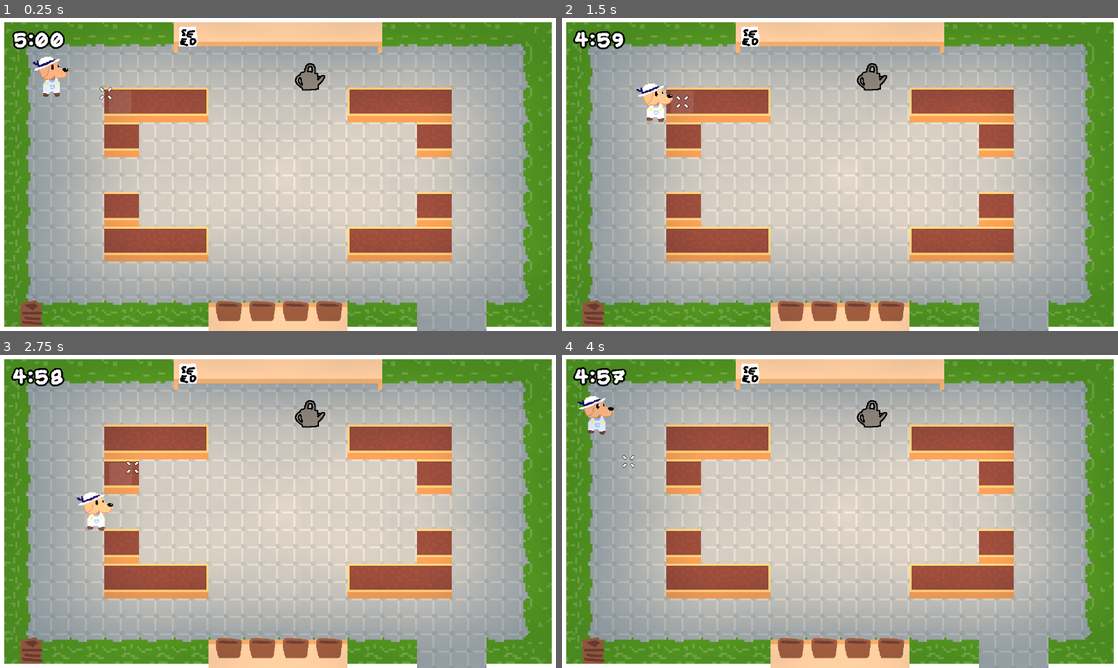
Above: before the commit, frames 1-4 (two rows, left to right).
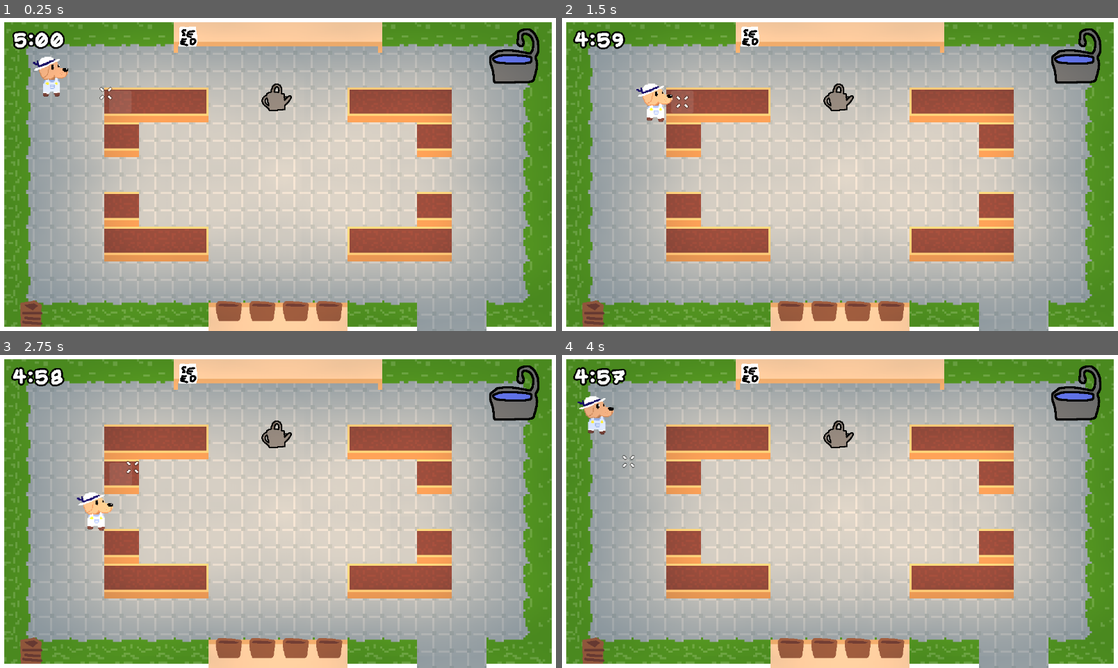
Above: after the commit, the same moments.

Repository: artisiole/gmtk-2026
Game: Godot game, scene res://scenes/main.tscn
The game is run twice, just before and just after one commit, with the same random seed, the same clock (stepped at 60 frames per second) and the same inputs.
Inputs (mouse positions are in pixels of both pictures, inside the frame that each line leads up to):
- Up to frame 1 (0.25 s): no input
- Up to frame 2 (1.5 s): tap Enter at 0.5 s; move the mouse to (684, 136) at 0.52 s; press the mouse at (684, 136) at 0.53 s; hold Right (right) 0.53-1.28 s; move the mouse to (684, 102) at 1.27 s; release the mouse at (684, 102) at 1.28 s; hold Down (down) from 1.28 s (still down); click (684, 102) at 1.35 s
- Up to frame 3 (2.75 s): move the mouse to (155, 439) at 2.02 s; release Down (down) at 2.03 s; hold Right (right) from 2.03 s (still down); hold Shift (sprint) from 2.03 s (still down); click (155, 439) at 2.3 s
- Up to frame 4 (4 s): tap Space at 2.75 s; move the mouse to (751, 439) at 2.77 s; release Right (right) at 2.78 s; release Shift (sprint) at 2.78 s; hold Up (up) 2.78-3.53 s; click (751, 439) at 2.85 s; move the mouse to (684, 545) at 3.52 s; press the mouse at (684, 545) at 3.53 s; hold Left (left) from 3.53 s (still down)

The runs differ from the first frame. In frame 1, 1.7% of the frame differs, in the area x 47-97%, y 3-30%; in frame 2, 1.7%; in frame 3, 1.7%; in frame 4, 1.7%.

Commit message:
add water fountain requirements

Diff:
--- a/scenes/main.tscn
+++ b/scenes/main.tscn
@@ -35,6 +35,8 @@
 [ext_resource type="Script" uid="uid://biycf687cvo5j" path="res://scripts/potted_plant.gd" id="31_qkpxi"]
 [ext_resource type="Texture2D" uid="uid://c48kmjod5fsce" path="res://sprites/plot_wateringcan.png" id="33_5q0nq"]
 [ext_resource type="Script" uid="uid://crstuqj8qi3mf" path="res://scripts/watering_can.gd" id="33_dgi5k"]
+[ext_resource type="Script" uid="uid://dbg0rw6r5m3ss" path="res://scripts/water_fountain.gd" id="36_fuf3a"]
+[ext_resource type="Texture2D" uid="uid://be7nd2gb5cpjo" path="res://sprites/placeholder_fountain.png" id="36_kmb1v"]
 
 [sub_resource type="PhysicsMaterial" id="PhysicsMaterial_y6deb"]
 friction = 0.0
@@ -266,6 +268,21 @@
 [sub_resource type="RectangleShape2D" id="RectangleShape2D_5q0nq"]
 size = Vector2(121.666855, 110)
 
+[sub_resource type="Curve" id="Curve_fuf3a"]
+_limits = [0.0, 1024.0, 0.0, 1.0]
+_data = [Vector2(0, 0), 0.0, 0.0, 0, 0, Vector2(0.67906976, 1012.49445), 0.0, 0.0, 0, 0, Vector2(1, 1024), 0.0, 0.0, 0, 0]
+point_count = 3
+
+[sub_resource type="Curve" id="Curve_kmb1v"]
+_data = [Vector2(0, 1), 0.0, 0.0, 0, 0, Vector2(1, 0), 0.0, 0.0, 0, 0]
+point_count = 2
+
+[sub_resource type="Gradient" id="Gradient_kmb1v"]
+colors = PackedColorArray(1, 1, 1, 1, 0.5921569, 1, 1, 1)
+
+[sub_resource type="RectangleShape2D" id="RectangleShape2D_4pcix"]
+size = Vector2(88, 27)
+
 [node name="Node2D" type="Node2D" unique_id=311975873]
 
 [node name="Player" parent="." unique_id=1519330593 instance=ExtResource("2_0wfyh")]
@@ -1251,7 +1268,7 @@
 
 [node name="WateringCan" type="AnimatableBody2D" parent="." unique_id=1250450530 node_paths=PackedStringArray("player")]
 z_index = 5
-position = Vector2(712, 135)
+position = Vector2(635, 182)
 rotation = -0.008432433
 scale = Vector2(0.6, 0.6)
 collision_layer = 10
@@ -1265,6 +1282,40 @@
 [node name="CollisionShape2D" type="CollisionShape2D" parent="WateringCan" unique_id=1215981031]
 position = Vector2(2.5, 0)
 shape = SubResource("RectangleShape2D_5q0nq")
+
+[node name="Drips" type="CPUParticles2D" parent="WateringCan" unique_id=1354052012]
+visible = false
+position = Vector2(51.62267, 5.4354925)
+amount = 12
+lifetime = 2.0
+damping_min = 6.14
+damping_max = 9.649
+damping_curve = SubResource("Curve_fuf3a")
+angle_max = 366.3
+scale_amount_min = 5.0
+scale_amount_max = 5.0
+scale_amount_curve = SubResource("Curve_kmb1v")
+color = Color(0.35686275, 0.43137255, 0.88235295, 1)
+color_ramp = SubResource("Gradient_kmb1v")
+
+[node name="WaterFountain" type="Area2D" parent="." unique_id=1539356666]
+position = Vector2(1182, 88)
+collision_mask = 9
+script = ExtResource("36_fuf3a")
+
+[node name="FountainSprite" type="Sprite2D" parent="WaterFountain" unique_id=1358958505]
+texture = ExtResource("36_kmb1v")
+
+[node name="CollisionShape2D" type="CollisionShape2D" parent="WaterFountain" unique_id=1126601210]
+position = Vector2(-3, 4.5)
+shape = SubResource("RectangleShape2D_4pcix")
+
+[node name="PlayerBlock" type="StaticBody2D" parent="WaterFountain" unique_id=1981606295]
+z_index = -1
+scale = Vector2(0.75, 0.75)
+
+[node name="CollisionShape2D" type="CollisionShape2D" parent="WaterFountain/PlayerBlock" unique_id=1560422723]
+shape = SubResource("RectangleShape2D_npwjr")
 
 [connection signal="daytime" from="Camera2D/DayManager" to="SkyOverlay" method="_on_day_manager_daytime"]
 [connection signal="daytime" from="Camera2D/DayManager" to="Lights_Main/PointLight2D" method="_on_day_manager_daytime"]
@@ -1328,3 +1379,4 @@
 [connection signal="body_entered" from="Pots_Container/Pots/Pot2" to="Pots_Container/Pots/Pot2" method="_on_body_entered"]
 [connection signal="body_entered" from="Pots_Container/Pots/Pot3" to="Pots_Container/Pots/Pot3" method="_on_body_entered"]
 [connection signal="body_entered" from="Pots_Container/Pots/Pot4" to="Pots_Container/Pots/Pot4" method="_on_body_entered"]
+[connection signal="body_entered" from="WaterFountain" to="WaterFountain" method="_on_body_entered"]
--- a/scripts/plot.gd
+++ b/scripts/plot.gd
@@ -35,8 +35,9 @@
 
 		body.queue_free()
 	if body.name == "WateringCan":
-		if time_paused:
+		if time_paused and body.has_watered:
 			time_paused = false
+			body.has_watered = false
 
 func _process(delta: float) -> void:
 	if planted and not plant_plucked and not time_paused:
--- /dev/null
+++ b/scripts/water_fountain.gd
@@ -0,0 +1,6 @@
+extends Area2D
+
+func _on_body_entered(body: Node2D) -> void:
+	if body.name == "WateringCan":
+		print("Add water")
+		body.has_watered = true
--- a/scripts/watering_can.gd
+++ b/scripts/watering_can.gd
@@ -5,6 +5,8 @@
 
 @export var player: Node2D
 @onready var sprite = $WaterCanSprite
+
+var has_watered = false
 
 func start_interact(interactor):
 	interacting = true
@@ -17,7 +19,12 @@
 	# interact behavior
 	if interacting:
 		set_collision_layer_value(3, false)
+
 		sprite.flip_h = (global_position.x - player.global_position.x) < 0
+		$Drips.position.x = abs($Drips.position.x) * sign(global_position.x - player.global_position.x)
+
+		$Drips.visible = has_watered
+
 		global_position = current_interactor.global_position
 	else:
 		set_collision_layer_value(3, true)
Not shown, added: scripts/water_fountain.gd.uid
Binary file added: sprites/placeholder_fountain.png
Not shown, added: sprites/placeholder_fountain.png.import
